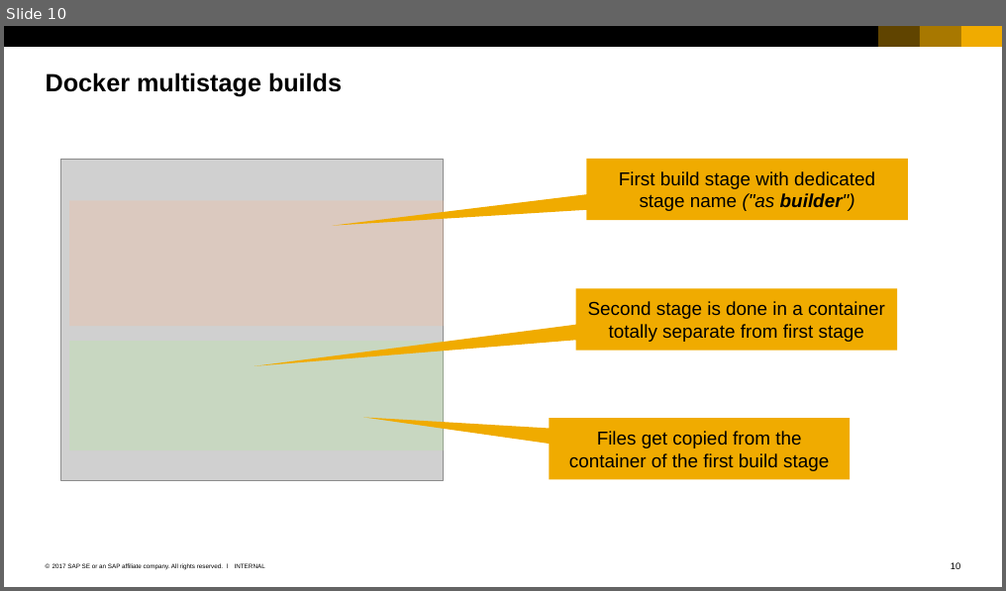
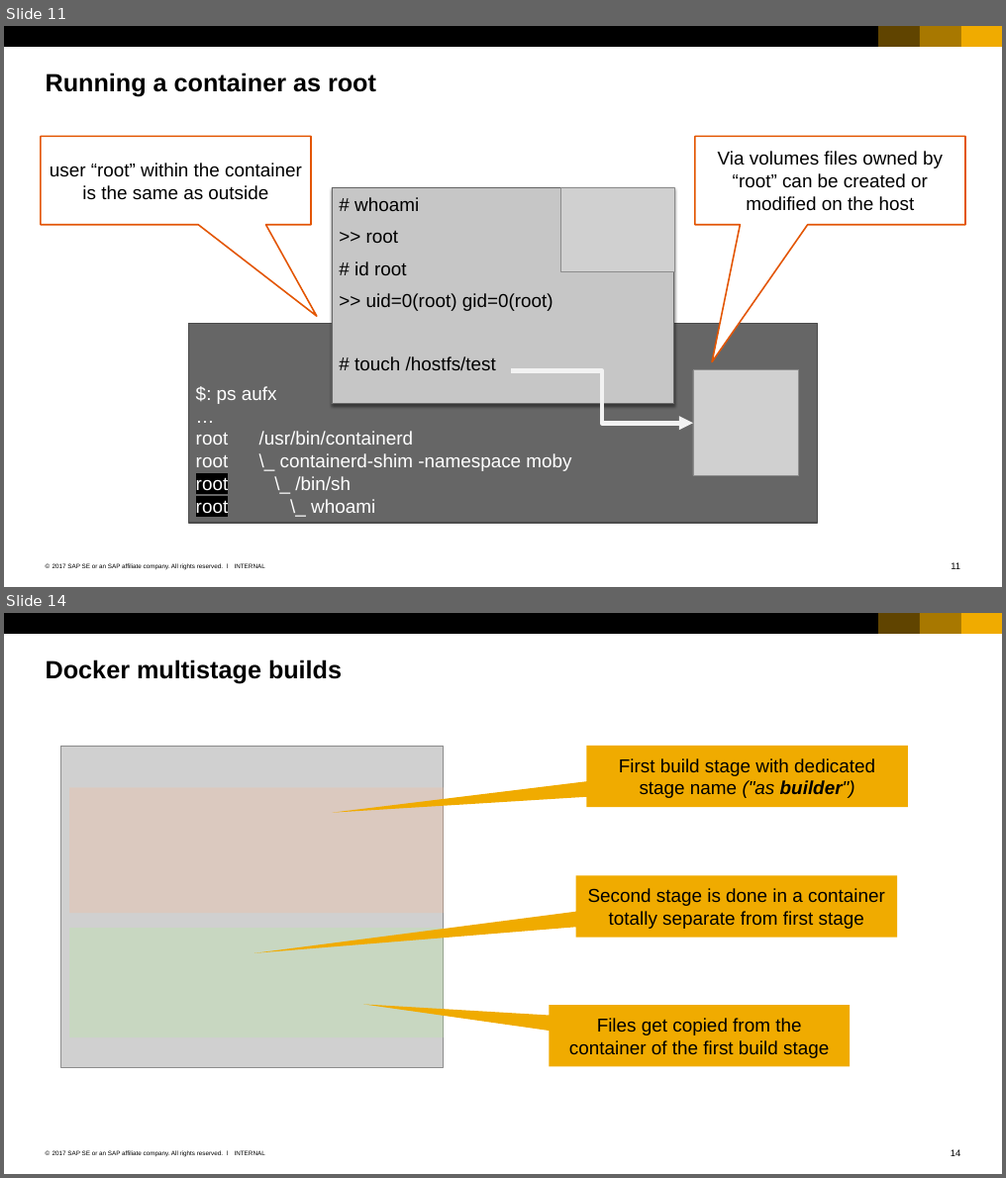
Before and after one commit to cuijiyao01/docker-k8s-training, a slide deck: docker/04_Dockerfiles.pptx. Shown one above the other, each under a label of ours: slide 10 before the commit, slides 11 and 14 after it; the slides between them are not shown. The pictures are 1006x591 and 1006x1178 pixels, drawn with LibreOffice and Linux fonts; fonts in the diff are those of the drawing; grey boxes stand for pictures. Boxes give left, top, right and bottom in pixels: in the first picture for what was removed or moved away, otherwise in the second. Text is boxed around its words. In the diff, an @@ line names an element or a change of style, - is before the commit and + after.

Commit message:
explain user namespace

```diff
--- a/docker/04_Dockerfiles.pptx
+++ b/docker/04_Dockerfiles.pptx
@@ slide 11 added at box(4, 26, 1002, 587), background #FFFFFF; not listed: 7 template elements that a slide beside it also shows @@
@@ title added at box(46, 73, 376, 97), 24 pt, text #000000, bold @@
+Running a container as root
@@ speech box added at box(41, 136, 311, 224), fill #FFFFFF, outline #E35500 1.5 pt, 18 pt, text #000000 @@
+user “root” within the container is the same as outside
@@ speech box added at box(694, 136, 964, 224), fill #FFFFFF, outline #E35500 1.5 pt, 18 pt, text #000000 @@
+Via volumes files owned by “root” can be created or modified on the host
@@ rectangle added at box(332, 187, 674, 404), fill #C6C6C6, outline #666666 0.79 pt, 18 pt, text #000000 @@
+# whoami
+>> root
+# id root
+>> uid=0(root) gid=0(root)
+# touch /hostfs/test
@@ picture added at box(560, 187, 674, 273) @@
@@ rectangle added at box(189, 324, 818, 523), fill #666666, outline #4B4B4B 1.5 pt, 18 pt, text #FFFFFF @@
+$: ps aufx
+…
+root /usr/bin/containerd
+root \_ containerd-shim -namespace moby
+root \_ /bin/sh
+root \_ whoami
@@ elbow arrow added from (511, 371) to (693, 423), #F2F2F2 4.5 pt @@
@@ picture added at box(693, 371, 798, 475) @@
@@ what was slide 10 is now slide 14 @@
@@ page number at box(950, 1150, 961, 1157): text changed @@
-10
+14
```
Also in this commit, not shown: 1 slide changed, 3 other slides added.
